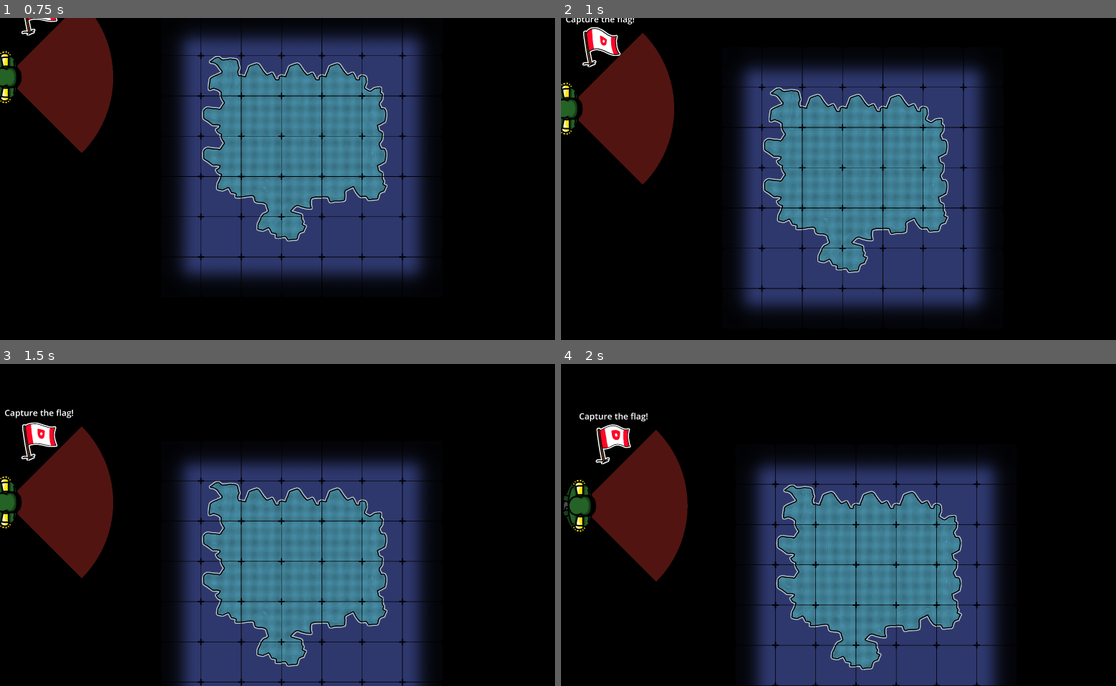
Above: before the commit, frames 1-4 (two rows, left to right).
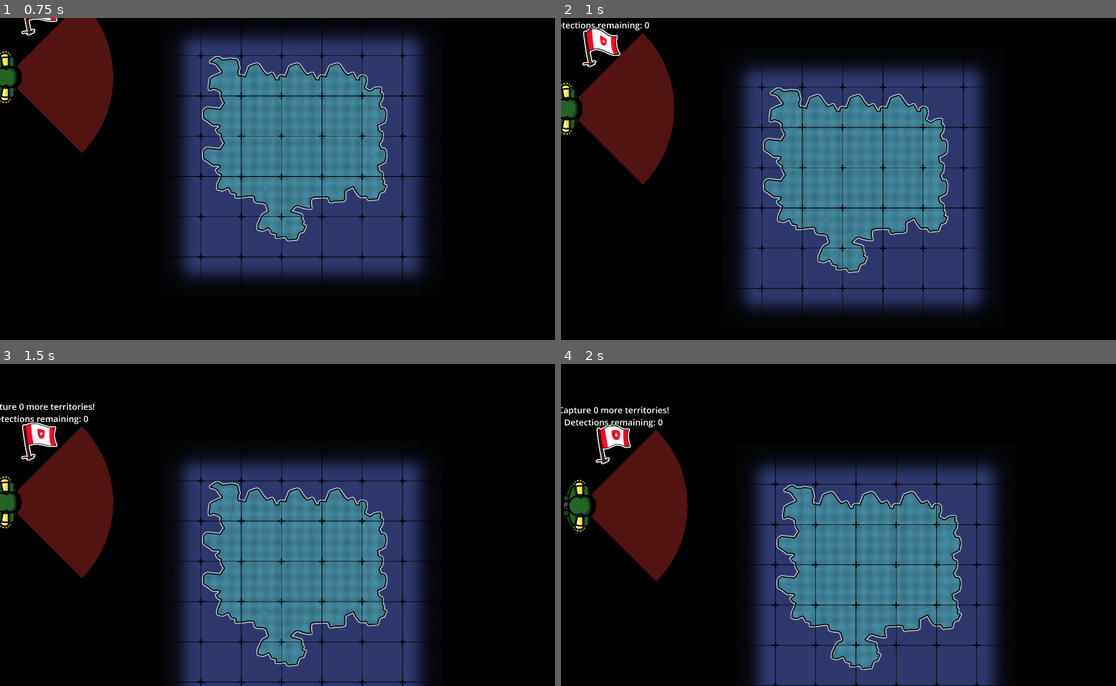
Above: after the commit, the same moments.

Repository: jonas2602/TheSchmenJam2025_09
Game: Godot game, scene res://scenes/map_test.tscn
Same seed, same stepped clock (60 frames per second), same inputs: the game is played once before the commit and once after it. This scene is started directly instead of the project's main scene.
Inputs (mouse positions are in pixels of both pictures, inside the frame that each line leads up to):
- Up to frame 1 (0.75 s): tap Enter at 0.5 s; move the mouse to (255, 243) at 0.52 s; hold W (pan_up) from 0.53 s (still down); right-click (255, 243) at 0.6 s; click (255, 243) at 0.67 s
- Up to frame 2 (1 s): keep holding W (pan_up)
- Up to frame 3 (1.5 s): release W (pan_up) at 1.25 s; drag from (460, 573) to (5, 489) at 1.27 s
- Up to frame 4 (2 s): no input

Frame 1 is identical in both runs. In frame 2, 0.3% of the frame differs, in the area x 0-16%, y 0-4%; in frame 3, 0.4%; in frame 4, 0.5%, in the area x 0-20%, y 13-20%.

Commit message:
Add text to indicate remaining detections

Diff:
--- a/scripts/global_event_system.gd
+++ b/scripts/global_event_system.gd
@@ -9,6 +9,7 @@
 static var last_clicked_tile_pos   : Vector2i = invalid_tile_pos
 static var last_conquered_tile_pos : Vector2i = invalid_tile_pos
 static var remaining_tiles_to_conquer : int   = 0
+static var remaining_detections       : int   = 0
 
 
 signal hovered_tile_changed(tile_pos : Vector2i)
@@ -22,6 +23,8 @@
 signal level_complete()
 @warning_ignore("unused_signal") # suppress false positive
 signal level_failed()
+@warning_ignore("unused_signal") # suppress false positive
+signal remaining_detections_changed(remaining_detections : int)
 
 
 # Various handlers to cache the state global state for other scripts
--- a/scripts/goal_flag.gd
+++ b/scripts/goal_flag.gd
@@ -6,11 +6,13 @@
 var _flag_tile_coords    : Vector2i = GlobalEventSystem.invalid_tile_pos
 
 func _ready() -> void:
-	goal_label.text = "Capture the flag!"
 	flag_sprite.play("faction_1")
+	update_flag_text()
 
 	GlobalEventSystem.conquered_tile.connect(_on_tile_conquered)
 	GlobalEventSystem.level_complete.connect(_on_level_complete)
+	GlobalEventSystem.remaining_detections_changed.connect(_on_text_conditions_changed)
+	GlobalEventSystem.remaining_tiles_to_conquer_changed.connect(_on_text_conditions_changed)
 
 func set_flag_tile(coords : Vector2i):
 	_flag_tile_coords = coords
@@ -20,19 +22,24 @@
 		return
 
 	flag_sprite.play("allied")
-	update_flag_text()
 
-	# switch to the remaining tile changed event to update the text if the level hasn't been completed
+	# disconnect from the event and update the text if the level hasn't been completed
 	if GlobalEventSystem.conquered_tile.is_connected(_on_tile_conquered):
+		update_flag_text()
 		GlobalEventSystem.conquered_tile.disconnect(_on_tile_conquered)
-		GlobalEventSystem.remaining_tiles_to_conquer_changed.connect(_on_remaining_tiles_to_conquer_changed)
 	pass
 
-func _on_remaining_tiles_to_conquer_changed():
+func _on_text_conditions_changed():
 	update_flag_text()
 
 func update_flag_text():
-	goal_label.text = "Capture " + str(GlobalEventSystem.remaining_tiles_to_conquer) + " more territories!"
+	var flag_captured : bool = flag_sprite.animation.begins_with("allied")
+	if (flag_captured):
+		goal_label.text = "Capture the flag!"
+	else:
+		goal_label.text = "Capture " + str(GlobalEventSystem.remaining_tiles_to_conquer) + " more territories!"
+
+	goal_label.text += "\nDetections remaining: " + str(GlobalEventSystem.remaining_detections)
 
 func _on_level_complete():
 	goal_label.text = "Area captured!"
@@ -42,5 +49,7 @@
 		GlobalEventSystem.conquered_tile.disconnect(_on_tile_conquered)
 	if GlobalEventSystem.level_complete.is_connected(_on_level_complete):
 		GlobalEventSystem.level_complete.disconnect(_on_level_complete)
-	if GlobalEventSystem.remaining_tiles_to_conquer_changed.is_connected(_on_remaining_tiles_to_conquer_changed):
-		GlobalEventSystem.remaining_tiles_to_conquer_changed.disconnect(_on_remaining_tiles_to_conquer_changed)
+	if GlobalEventSystem.remaining_tiles_to_conquer_changed.is_connected(_on_text_conditions_changed):
+		GlobalEventSystem.remaining_tiles_to_conquer_changed.disconnect(_on_text_conditions_changed)
+	if GlobalEventSystem.remaining_detections_changed.is_connected(_on_text_conditions_changed):
+		GlobalEventSystem.remaining_tiles_to_conquer_changed.disconnect(_on_text_conditions_changed)
--- a/scripts/level_manager.gd
+++ b/scripts/level_manager.gd
@@ -90,9 +90,11 @@
 	print("Tile to win: ", _total_tiles_to_conquer)
 
 	@warning_ignore("integer_division") # suppress warning here as this is intentional
-	_max_player_detects_allowed = _total_tiles_to_conquer / 10
+	_max_player_detects_allowed = _total_tiles_to_conquer / 10 + 1
 	_current_player_detects     = 0
-	print("Detects to loose: ", _max_player_detects_allowed + 1)
+	print("Detects to lose: ", _max_player_detects_allowed)
+	GlobalEventSystem.remaining_detections = _max_player_detects_allowed
+	GlobalEventSystem.remaining_detections_changed.emit()
 
 	# spawn the goal flag if it is not explicitly hidden by th designer
 	var goal_flag : Node2D = level_prefab.find_child("Flag", true, false)
@@ -173,9 +175,12 @@
 
 func _on_conquer_aborted(_attack_origin_pos : Vector2i, _attack_target_pos : Vector2i):
 	_current_player_detects += 1
-	print("Detects left: ", _max_player_detects_allowed - _current_player_detects)
+	GlobalEventSystem.remaining_detections = _max_player_detects_allowed - _current_player_detects
+	print("Detects left: ", GlobalEventSystem.remaining_detections)
 	game_hud._play_random_enemy_quote()
 
-	if (_current_player_detects > _max_player_detects_allowed):
-		print("You loose!")
+	GlobalEventSystem.remaining_detections_changed.emit()
+
+	if (GlobalEventSystem.remaining_detections == 0):
+		print("You lose!")
 		GlobalEventSystem.level_failed.emit()
